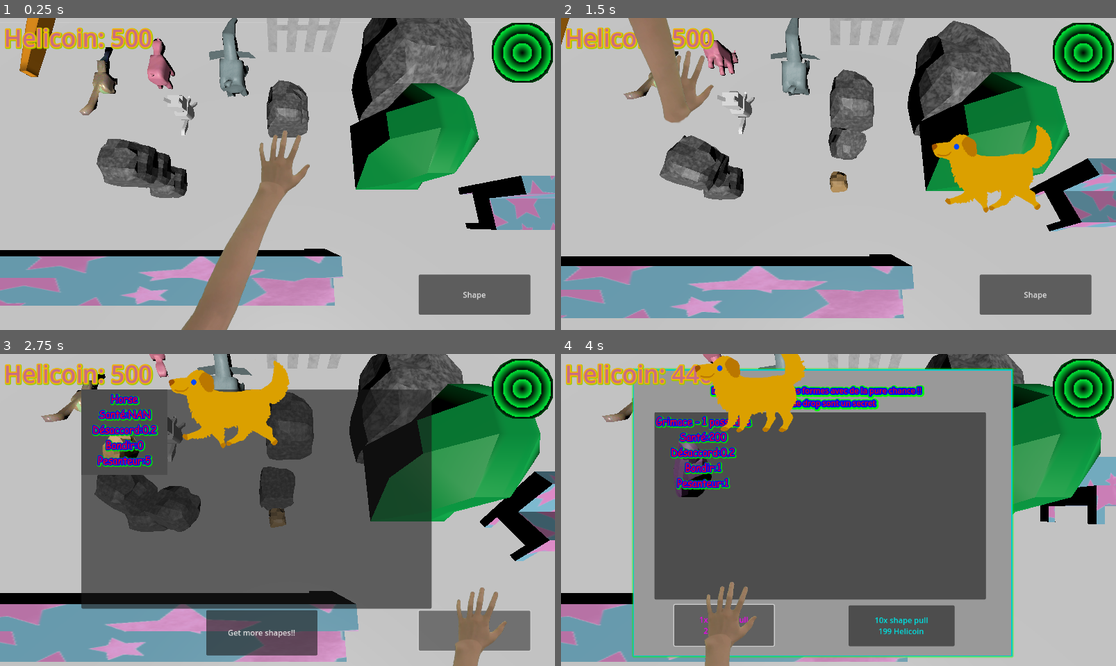
Above: before the commit, frames 1-4 (two rows, left to right).
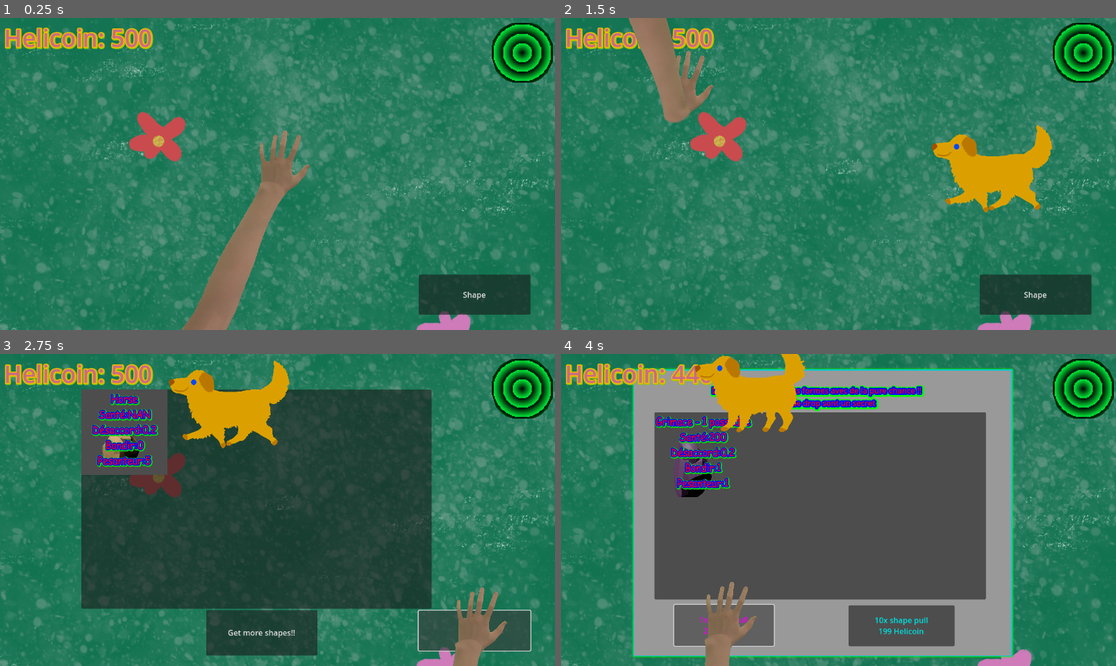
Above: after the commit, the same moments.

Repository: JAco9307/ShapeEscape
Game: Godot game, scene res://Main.tscn
Same seed, same stepped clock (60 frames per second), same inputs: the game is played once before the commit and once after it.
Inputs:
- Up to frame 1 (0.25 s): no input
- Up to frame 2 (1.5 s): click "Shape" at 0.5 s; click "Horse Santé:NAN Désaccord:0.2…" at 1.25 s
- Up to frame 3 (2.75 s): click "Shape" at 2 s
- Up to frame 4 (4 s): click "Get more shapes!!" at 2.75 s; click "1x shape pull 20 Helicoin" at 3.5 s

The runs differ from the first frame. In frame 1, 93% of the frame differs, in the area x 0-100%, y 0-100%; in frame 2, 92%; in frame 3, 83%; in frame 4, 34%.

Commit message:
floor texture start

Diff:
--- a/Surfaces/Floor.tscn
+++ b/Surfaces/Floor.tscn
@@ -1,6 +1,9 @@
-[gd_scene load_steps=3 format=3 uid="uid://g5m48diqvglc"]
+[gd_scene load_steps=5 format=3 uid="uid://g5m48diqvglc"]
 
-[ext_resource type="PackedScene" uid="uid://bqyeo1mq0f35e" path="res://locations/stage.glb" id="1_y6dek"]
+[ext_resource type="Texture2D" uid="uid://dh5bbkqjb741n" path="res://Textures/grass-texture2.png" id="1_jm8jd"]
+[ext_resource type="PackedScene" uid="uid://dsnjvhgbpuld0" path="res://locations/stage.glb" id="1_y6dek"]
+
+[sub_resource type="PhysicsMaterial" id="PhysicsMaterial_y6dek"]
 
 [sub_resource type="BoxShape3D" id="BoxShape3D_jm8jd"]
 size = Vector3(152.307, 2, 151.213)
@@ -8,11 +11,18 @@
 [node name="Floor" type="Node3D"]
 
 [node name="StaticBody3D" type="StaticBody3D" parent="."]
+physics_material_override = SubResource("PhysicsMaterial_y6dek")
 
 [node name="CollisionShape3D" type="CollisionShape3D" parent="StaticBody3D"]
 transform = Transform3D(1, 0, 0, 0, 1, 0, 0, 0, 1, -0.265808, 0, 0.487366)
 shape = SubResource("BoxShape3D_jm8jd")
 
+[node name="TextureRect" type="TextureRect" parent="StaticBody3D"]
+offset_right = 1979.0
+offset_bottom = 1933.0
+texture = ExtResource("1_jm8jd")
+stretch_mode = 1
+
 [node name="stage" parent="." instance=ExtResource("1_y6dek")]
 
 [editable path="stage"]
--- /dev/null
+++ b/objects/Player/Super.tscn
@@ -0,0 +1,53 @@
+[gd_scene load_steps=9 format=3 uid="uid://u7bdboxc0d11"]
+
+[ext_resource type="PackedScene" uid="uid://du8lkrvnc16gl" path="res://objects/Rotatable.tscn" id="1_qqjn8"]
+[ext_resource type="PackedScene" uid="uid://ch03qibt15lla" path="res://models/Player/super.glb" id="2_u25vh"]
+
+[sub_resource type="BoxShape3D" id="BoxShape3D_v5s0y"]
+size = Vector3(1, 0.557373, 3.00427)
+
+[sub_resource type="BoxShape3D" id="BoxShape3D_eju5u"]
+size = Vector3(1.59039, 0.417236, 1.6825)
+
+[sub_resource type="SphereShape3D" id="SphereShape3D_j7bc0"]
+radius = 1.80868
+
+[sub_resource type="BoxShape3D" id="BoxShape3D_eh7ms"]
+size = Vector3(1, 1, 2.89502)
+
+[sub_resource type="BoxShape3D" id="BoxShape3D_gl815"]
+size = Vector3(1, 1.29102, 1.73038)
+
+[sub_resource type="BoxShape3D" id="BoxShape3D_snsmb"]
+size = Vector3(1, 1.80615, 1.33398)
+
+[node name="Rotatable" instance=ExtResource("1_qqjn8")]
+
+[node name="super" parent="." index="0" instance=ExtResource("2_u25vh")]
+transform = Transform3D(1, 0, 0, 0, 1, 0, 0, 0, 1, 0, -1.51775, 0.084)
+
+[node name="CollisionShape3D" type="CollisionShape3D" parent="." index="1"]
+transform = Transform3D(0.97437, 0.224951, 0, -0.190746, 0.826213, 0.530082, 0.119243, -0.516496, 0.847946, -0.0316063, -1.50567, -1.38607)
+shape = SubResource("BoxShape3D_v5s0y")
+
+[node name="CollisionShape3D2" type="CollisionShape3D" parent="." index="2"]
+transform = Transform3D(0.55787, 0.753804, -0.347219, -0.786821, 0.3473, -0.510191, -0.263995, 0.557819, 0.786857, -0.472504, -1.54001, 1.42927)
+shape = SubResource("BoxShape3D_eju5u")
+
+[node name="CollisionShape3D3" type="CollisionShape3D" parent="." index="3"]
+transform = Transform3D(1, 0, 0, 0, 1, 0, 0, 0, 1, 0.321491, -0.519015, 0)
+shape = SubResource("SphereShape3D_j7bc0")
+
+[node name="CollisionShape3D4" type="CollisionShape3D" parent="." index="4"]
+transform = Transform3D(0.912292, 0.409541, 0, -0.409541, 0.912292, 0, 0, 0, 1, 0.684085, 0.425676, -0.94751)
+shape = SubResource("BoxShape3D_eh7ms")
+
+[node name="CollisionShape3D5" type="CollisionShape3D" parent="." index="5"]
+transform = Transform3D(0.767008, 0.641637, 0, -0.641637, 0.767008, 0, 0, 0, 1, 0.534258, -0.111606, 1.47613)
+shape = SubResource("BoxShape3D_gl815")
+
+[node name="CollisionShape3D6" type="CollisionShape3D" parent="." index="6"]
+transform = Transform3D(0.754125, 0.656731, 0, -0.656731, 0.754125, 0, 0, 0, 1, 1.48236, 1.35534, -0.166992)
+shape = SubResource("BoxShape3D_snsmb")
+
+[editable path="super"]
--- a/project.godot
+++ b/project.godot
@@ -18,6 +18,11 @@
 [autoload]
 
 GlobalVariables="*res://GlobalVariables.gd"
+
+[debug]
+
+shapes/navigation/geometry_edge_color=Color(0, 0.884342, 0.888461, 1)
+shapes/navigation/geometry_face_color=Color(0.501961, 1, 1, 0.737255)
 
 [input]
 
Binary file added: Textures/grass-texture.png
Binary file added: Textures/grass-texture2.png
